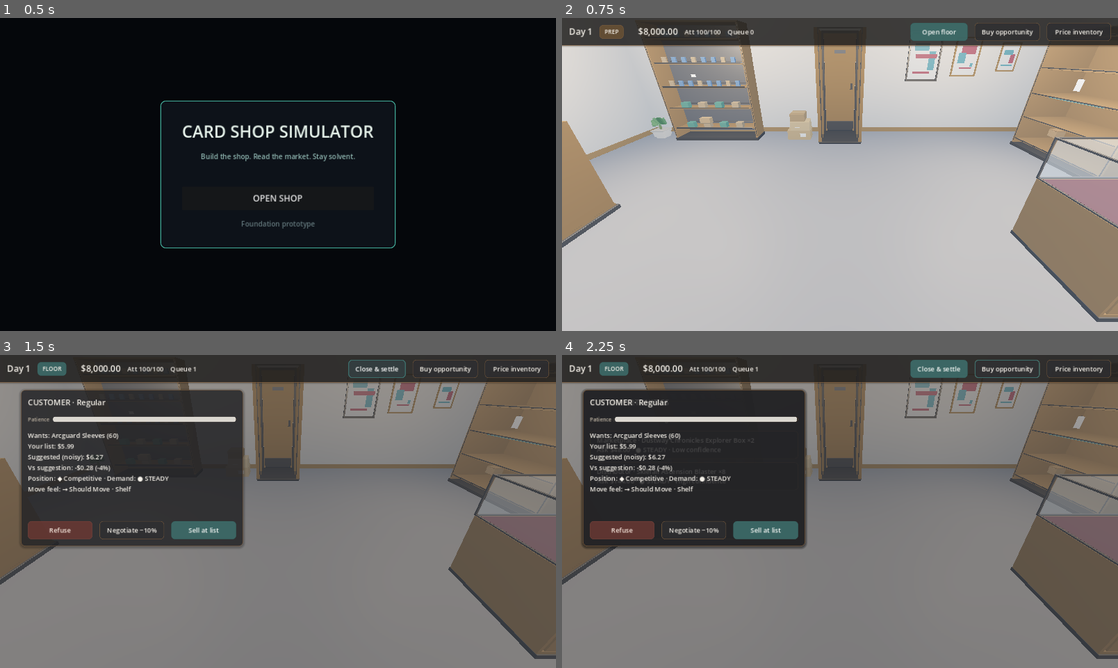
Above: before the commit, frames 1-4 (two rows, left to right).
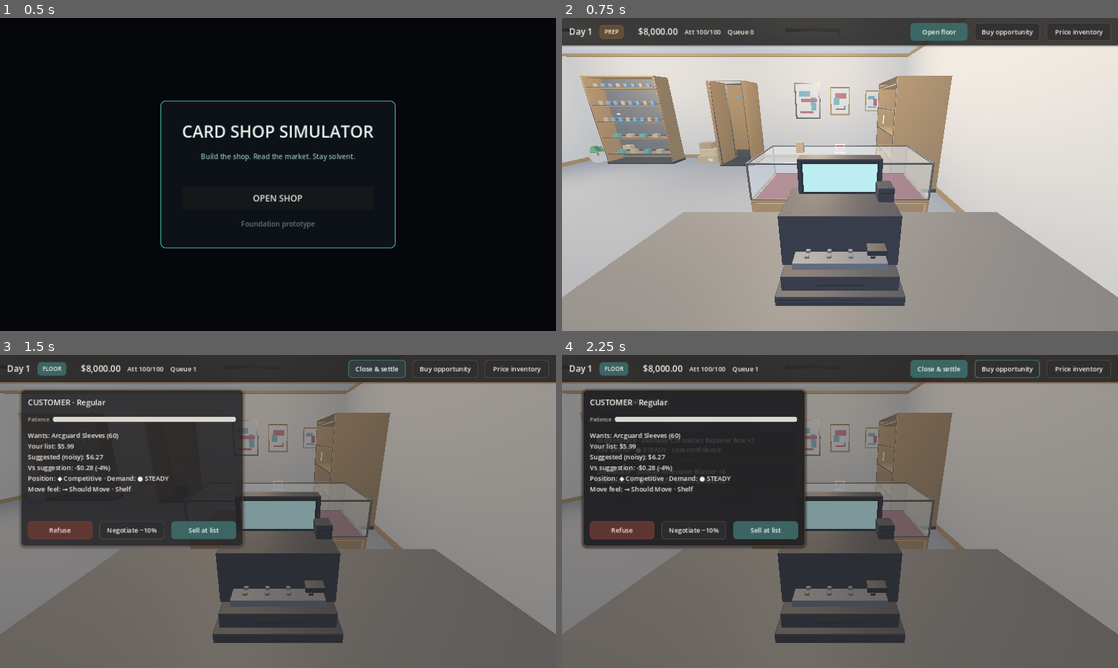
Above: after the commit, the same moments.

Repository: adamwlarson/cardshopsimulator
Game: Godot game, scene res://scenes/boot/boot.tscn
The game is run twice, just before and just after one commit, with the same random seed, the same clock (stepped at 60 frames per second) and the same inputs.
Inputs:
- Up to frame 1 (0.5 s): no input
- Up to frame 2 (0.75 s): click "OPEN SHOP" at 0.5 s
- Up to frame 3 (1.5 s): click "Open floor" at 1.25 s
- Up to frame 4 (2.25 s): click "Buy opportunity" at 2 s

Frame 1 is identical in both runs. In frame 2, 74% of the frame differs, in the area x 0-100%, y 5-100%; in frame 3, 51%; in frame 4, 51%.

Commit message:
Shop camera RMB look-around and behind-desk Day1 home (#15)
* Add shop camera RMB look-around and behind-desk home pose

Day1 Prep starts at Art's behind-counter home. Hold RMB to yaw/pitch
with Art clamps; MMB/R/Home resets to the locked aisle SoT. FOV stays 70.

Co-authored-by: Adam Larson <maddogawl@gmail.com>

* Note Art's unused register-offset alt on ShopCamera

Primary behind-desk SoT stays (7.2, 1.6, -0.65); alt is documented for Art if the register eats the frame.

Co-authored-by: Adam Larson <maddogawl@gmail.com>

---------

Co-authored-by: Cursor Agent <cursoragent@cursor.com>

Diff:
--- a/scenes/shop/shop_floor.tscn
+++ b/scenes/shop/shop_floor.tscn
@@ -27,6 +27,7 @@
 [ext_resource type="PackedScene" path="res://assets/props/shop/fixtures/prop_shipper_stack_01/prop_shipper_stack_01.glb" id="25_shipper"]
 [ext_resource type="PackedScene" path="res://assets/props/shop/fixtures/prop_plant_01/prop_plant_01.glb" id="26_plant"]
 [ext_resource type="PackedScene" path="res://assets/props/shop/fixtures/prop_trash_bin_01/prop_trash_bin_01.glb" id="27_trash"]
+[ext_resource type="Script" path="res://scripts/shop/shop_camera.gd" id="28_camera"]
 
 [sub_resource type="Environment" id="Environment_shop"]
 background_mode = 1
@@ -48,10 +49,11 @@
 shadow_enabled = true
 
 [node name="Camera" type="Camera3D" parent="."]
-position = Vector3(4.5, 1.65, -1.8)
-rotation_degrees = Vector3(-28, 0, 0)
+position = Vector3(7.2, 1.6, -0.65)
+rotation_degrees = Vector3(-18, 0, 0)
 current = true
 fov = 70.0
+script = ExtResource("28_camera")
 
 [node name="Architecture" type="Node3D" parent="."]
 
--- /dev/null
+++ b/scripts/shop/shop_camera.gd
@@ -0,0 +1,137 @@
+class_name ShopCamera
+extends Camera3D
+
+## Named home poses. Art tunes the exported transforms; look logic stays pose-name based.
+const POSE_AISLE := &"aisle"
+const POSE_BEHIND_COUNTER := &"behind_counter"
+
+## Art Lead SoT — aisle reset / alternate home (PR #12 locked).
+const AISLE_POSITION := Vector3(4.5, 1.65, -1.8)
+const AISLE_ROTATION_DEGREES := Vector3(-28.0, 0.0, 0.0)
+
+## Art Lead SoT — behind-desk Day1 start. Clerk side of checkout ~(7.2, 0, -1.35), look −Z.
+## Alt if register occludes (not shipped): Vector3(7.55, 1.6, -0.55), same rot/fov.
+const BEHIND_COUNTER_POSITION := Vector3(7.2, 1.6, -0.65)
+const BEHIND_COUNTER_ROTATION_DEGREES := Vector3(-18.0, 0.0, 0.0)
+
+## Art Lead look clamps. FOV stays locked; this script owns look (HUD must not mutate it).
+const PITCH_MIN_DEGREES := -40.0
+const PITCH_MAX_DEGREES := 5.0
+const YAW_MIN_DEGREES := -70.0
+const YAW_MAX_DEGREES := 70.0
+const HOME_FOV := 70.0
+
+@export var aisle_position: Vector3 = AISLE_POSITION
+@export var aisle_rotation_degrees: Vector3 = AISLE_ROTATION_DEGREES
+@export var behind_counter_position: Vector3 = BEHIND_COUNTER_POSITION
+@export var behind_counter_rotation_degrees: Vector3 = BEHIND_COUNTER_ROTATION_DEGREES
+@export var default_home_pose: StringName = POSE_BEHIND_COUNTER
+@export_range(0.01, 1.0, 0.01) var look_sensitivity_degrees: float = 0.12
+
+var _home_pose: StringName = POSE_BEHIND_COUNTER
+var _yaw_offset_degrees: float = 0.0
+var _pitch_offset_degrees: float = 0.0
+var _looking: bool = false
+
+
+func _ready() -> void:
+	fov = HOME_FOV
+	apply_home_pose(default_home_pose)
+
+
+func _input(event: InputEvent) -> void:
+	if event is InputEventMouseButton:
+		var mouse := event as InputEventMouseButton
+		if mouse.button_index == MOUSE_BUTTON_RIGHT:
+			_set_looking(mouse.pressed)
+			get_viewport().set_input_as_handled()
+		elif mouse.button_index == MOUSE_BUTTON_MIDDLE and mouse.pressed:
+			reset_to_aisle_home()
+			get_viewport().set_input_as_handled()
+		return
+	if event is InputEventMouseMotion and _looking:
+		var motion := event as InputEventMouseMotion
+		apply_look_delta(motion.relative)
+		get_viewport().set_input_as_handled()
+		return
+	if event is InputEventKey and event.pressed and not event.echo:
+		if event.keycode != KEY_R and event.keycode != KEY_HOME:
+			return
+		if _gui_owns_text_input():
+			return
+		reset_to_aisle_home()
+		get_viewport().set_input_as_handled()
+
+
+func apply_home_pose(pose: StringName) -> void:
+	if pose != POSE_AISLE and pose != POSE_BEHIND_COUNTER:
+		pose = POSE_BEHIND_COUNTER
+	_home_pose = pose
+	_yaw_offset_degrees = 0.0
+	_pitch_offset_degrees = 0.0
+	position = _home_position()
+	fov = HOME_FOV
+	_apply_clamped_look()
+
+
+func reset_to_aisle_home() -> void:
+	_set_looking(false)
+	apply_home_pose(POSE_AISLE)
+
+
+func apply_look_delta(relative_pixels: Vector2) -> void:
+	_yaw_offset_degrees -= relative_pixels.x * look_sensitivity_degrees
+	_pitch_offset_degrees -= relative_pixels.y * look_sensitivity_degrees
+	_apply_clamped_look()
+
+
+func get_home_pose() -> StringName:
+	return _home_pose
+
+
+func is_looking() -> bool:
+	return _looking
+
+
+func _set_looking(pressed: bool) -> void:
+	_looking = pressed
+	if pressed:
+		Input.mouse_mode = Input.MOUSE_MODE_CAPTURED
+		return
+	Input.mouse_mode = Input.MOUSE_MODE_VISIBLE
+	# Snappy: keep yaw/pitch offset on RMB release. Reset (MMB / R / Home) snaps to aisle.
+
+
+func _home_position() -> Vector3:
+	if _home_pose == POSE_AISLE:
+		return aisle_position
+	return behind_counter_position
+
+
+func _home_rotation_degrees() -> Vector3:
+	if _home_pose == POSE_AISLE:
+		return aisle_rotation_degrees
+	return behind_counter_rotation_degrees
+
+
+func _apply_clamped_look() -> void:
+	var home_rot := _home_rotation_degrees()
+	var pitch := clampf(
+		home_rot.x + _pitch_offset_degrees,
+		PITCH_MIN_DEGREES,
+		PITCH_MAX_DEGREES
+	)
+	var yaw := clampf(
+		home_rot.y + _yaw_offset_degrees,
+		YAW_MIN_DEGREES,
+		YAW_MAX_DEGREES
+	)
+	_pitch_offset_degrees = pitch - home_rot.x
+	_yaw_offset_degrees = yaw - home_rot.y
+	rotation_degrees = Vector3(pitch, yaw, 0.0)
+	fov = HOME_FOV
+
+
+func _gui_owns_text_input() -> bool:
+	var focus := get_viewport().gui_get_focus_owner()
+	return focus is LineEdit or focus is TextEdit
--- a/tests/test_runner.gd
+++ b/tests/test_runner.gd
@@ -100,6 +100,7 @@
 	_test_day_ten_beat_serialization()
 	_test_showcase_slab_and_singles_preconditions()
 	_test_shop_camera_framing()
+	_test_shop_camera_look_clamps()
 
 	if _failures == 0:
 		print("All foundation tests passed.")
@@ -1519,23 +1520,56 @@
 	if packed == null:
 		return
 	var shop: Node = packed.instantiate()
-	var camera := shop.get_node_or_null("Camera") as Camera3D
+	var camera := shop.get_node_or_null("Camera") as ShopCamera
 	_expect_equal(camera != null, true, "Camera present")
 	if camera == null:
 		shop.free()
 		return
 	_expect_equal(camera.current, true, "Camera is current")
 	_expect_equal(
-		camera.position.is_equal_approx(Vector3(4.5, 1.65, -1.8)),
-		true,
-		"Art Lead camera position"
-	)
-	_expect_equal(
-		camera.rotation_degrees.is_equal_approx(Vector3(-28, 0, 0)),
-		true,
-		"Art Lead camera pitch"
-	)
-	_expect_equal(is_equal_approx(camera.fov, 70.0), true, "Art Lead camera FOV")
+		camera.position.is_equal_approx(ShopCamera.BEHIND_COUNTER_POSITION),
+		true,
+		"Day1 start is Art behind-desk home"
+	)
+	_expect_equal(
+		camera.rotation_degrees.is_equal_approx(ShopCamera.BEHIND_COUNTER_ROTATION_DEGREES),
+		true,
+		"Day1 start is Art behind-desk pitch"
+	)
+	_expect_equal(is_equal_approx(camera.fov, ShopCamera.HOME_FOV), true, "Art Lead camera FOV")
+	_expect_equal(
+		camera.aisle_position.is_equal_approx(ShopCamera.AISLE_POSITION),
+		true,
+		"Aisle home position is locked Art SoT"
+	)
+	_expect_equal(
+		camera.aisle_rotation_degrees.is_equal_approx(ShopCamera.AISLE_ROTATION_DEGREES),
+		true,
+		"Aisle home rotation is locked Art SoT"
+	)
+	_expect_equal(
+		camera.behind_counter_position.is_equal_approx(ShopCamera.BEHIND_COUNTER_POSITION),
+		true,
+		"Behind-desk export matches Art SoT"
+	)
+	camera.apply_home_pose(ShopCamera.POSE_AISLE)
+	_expect_equal(
+		camera.position.is_equal_approx(ShopCamera.AISLE_POSITION),
+		true,
+		"Aisle pose applies Art reset position"
+	)
+	_expect_equal(
+		camera.rotation_degrees.is_equal_approx(ShopCamera.AISLE_ROTATION_DEGREES),
+		true,
+		"Aisle pose applies Art reset pitch"
+	)
+	_expect_equal(is_equal_approx(camera.fov, 70.0), true, "Aisle pose keeps FOV 70")
+	camera.apply_home_pose(ShopCamera.POSE_BEHIND_COUNTER)
+	_expect_equal(
+		camera.position.is_equal_approx(Vector3(7.2, 1.6, -0.65)),
+		true,
+		"Behind-desk pose restores Art home"
+	)
 	var world := shop.get_node_or_null("WorldEnvironment") as WorldEnvironment
 	_expect_equal(world != null, true, "WorldEnvironment present")
 	if world != null and world.environment != null:
@@ -1562,6 +1596,64 @@
 	shop.free()
 
 
+func _test_shop_camera_look_clamps() -> void:
+	var camera := ShopCamera.new()
+	camera.fov = 90.0
+	camera.apply_home_pose(ShopCamera.POSE_BEHIND_COUNTER)
+	_expect_equal(camera.get_home_pose(), ShopCamera.POSE_BEHIND_COUNTER, "default named home")
+	_expect_equal(is_equal_approx(camera.fov, 70.0), true, "home pose locks FOV to 70")
+	camera.apply_look_delta(Vector2(0.0, -10000.0))
+	_expect_equal(
+		is_equal_approx(camera.rotation_degrees.x, ShopCamera.PITCH_MAX_DEGREES),
+		true,
+		"pitch clamp max is Art +5"
+	)
+	_expect_equal(
+		camera.position.is_equal_approx(ShopCamera.BEHIND_COUNTER_POSITION),
+		true,
+		"look does not leave behind-desk stand point"
+	)
+	_expect_equal(
+		camera.rotation_degrees.x <= ShopCamera.PITCH_MAX_DEGREES,
+		true,
+		"camera is not ceiling-stuck"
+	)
+	camera.apply_look_delta(Vector2(0.0, 20000.0))
+	_expect_equal(
+		is_equal_approx(camera.rotation_degrees.x, ShopCamera.PITCH_MIN_DEGREES),
+		true,
+		"pitch clamp min is Art -40"
+	)
+	camera.apply_home_pose(ShopCamera.POSE_BEHIND_COUNTER)
+	camera.apply_look_delta(Vector2(10000.0, 0.0))
+	_expect_equal(
+		is_equal_approx(camera.rotation_degrees.y, ShopCamera.YAW_MIN_DEGREES),
+		true,
+		"yaw clamp min is Art -70"
+	)
+	camera.apply_look_delta(Vector2(-20000.0, 0.0))
+	_expect_equal(
+		is_equal_approx(camera.rotation_degrees.y, ShopCamera.YAW_MAX_DEGREES),
+		true,
+		"yaw clamp max is Art +70"
+	)
+	_expect_equal(is_equal_approx(camera.fov, 70.0), true, "RMB look does not zoom FOV")
+	camera.reset_to_aisle_home()
+	_expect_equal(camera.get_home_pose(), ShopCamera.POSE_AISLE, "reset named pose is aisle")
+	_expect_equal(
+		camera.position.is_equal_approx(ShopCamera.AISLE_POSITION),
+		true,
+		"reset returns to Art aisle home"
+	)
+	_expect_equal(
+		camera.rotation_degrees.is_equal_approx(ShopCamera.AISLE_ROTATION_DEGREES),
+		true,
+		"reset clears look offset to aisle pitch"
+	)
+	_expect_equal(camera.is_looking(), false, "reset releases RMB look")
+	camera.free()
+
+
 func _test_day_ten_beat_serialization() -> void:
 	_beat_director.call("reset")
 	_game_state.set("current_day", 10)
Not shown: 1 places in scenes/shop/shop_floor.tscn that only renumber resources
Not shown, added: scripts/shop/shop_camera.gd.uid
